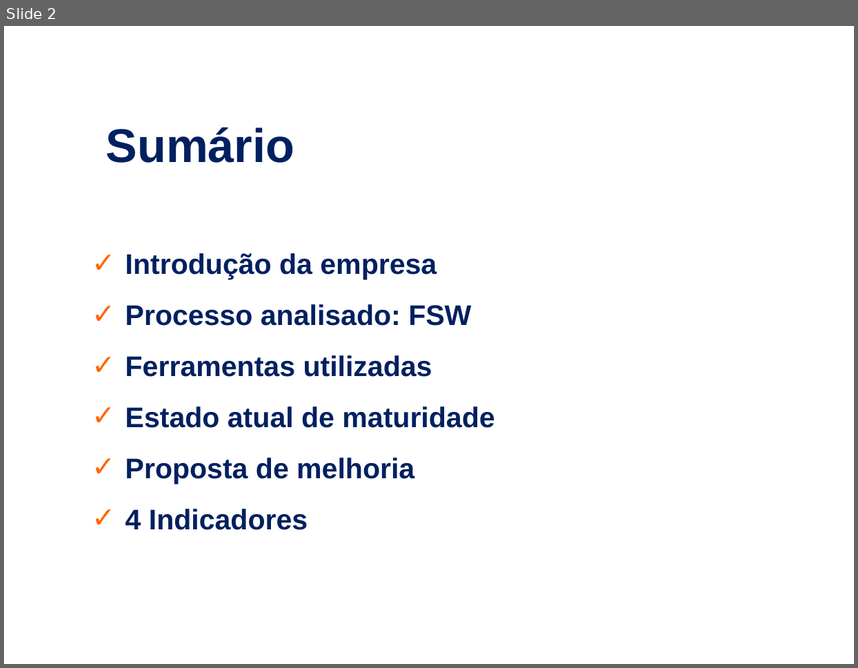
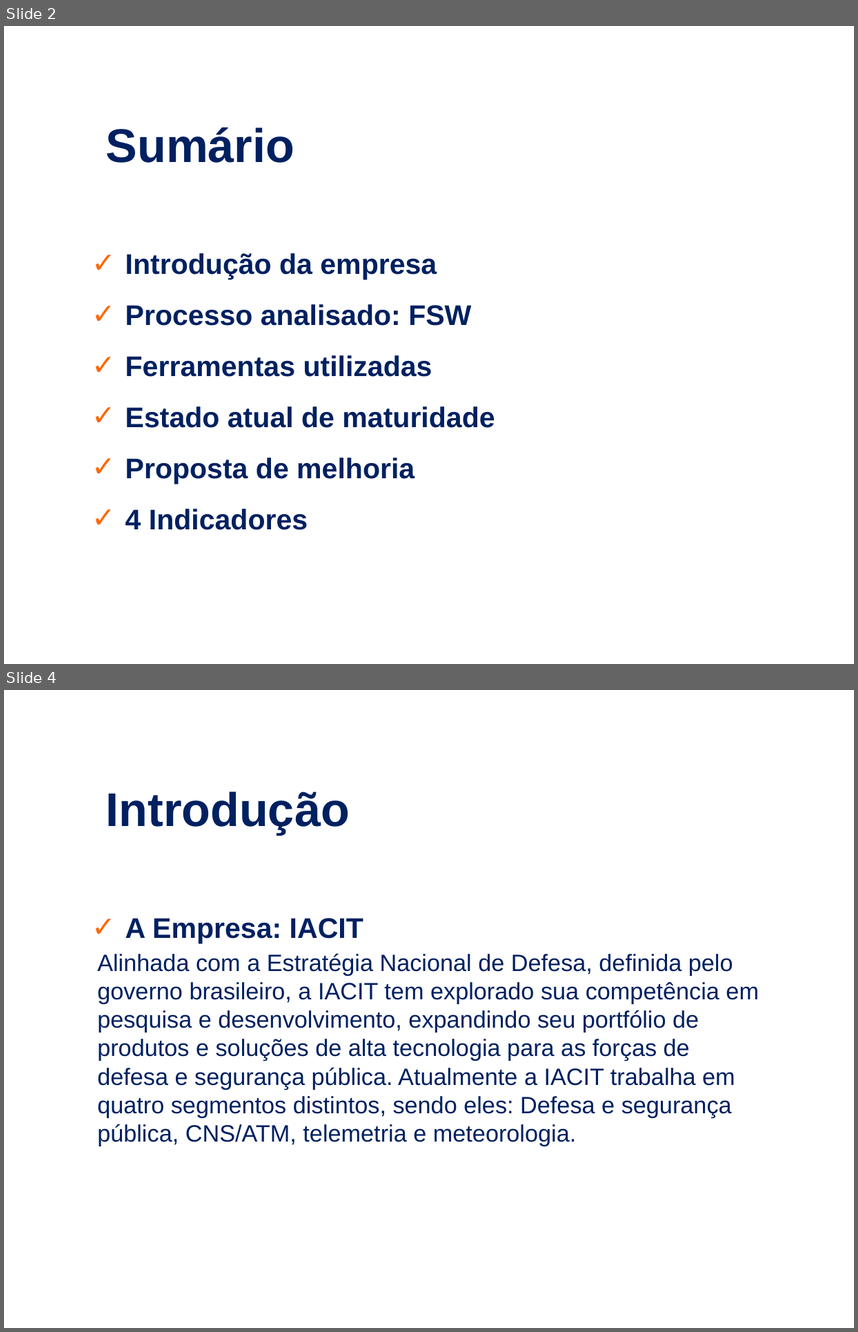
Before and after one commit to eccentricexit/softeng2_2017, a slide deck: ed-projetos-comp/ed-proj-comp.ppt. Shown one above the other, each under a label of ours: slide 2 before the commit, slides 2 and 4 after it; the slides between them are not shown. The pictures are 858x668 and 858x1332 pixels, drawn with LibreOffice and Linux fonts; fonts in the diff are those of the drawing; background and template pictures are left out. Boxes give left, top, right and bottom in pixels: in the first picture for what was removed or moved away, otherwise in the second. Text is boxed around its words. In the diff, an @@ line names an element or a change of style, - is before the commit and + after.

```diff
--- a/ed-projetos-comp/ed-proj-comp.ppt
+++ b/ed-projetos-comp/ed-proj-comp.ppt
@@ slide 4 added at [4, 690, 854, 1328], background picture (left out) @@
@@ text added at [106, 791, 350, 835], 40 pt, text #002060, bold @@
+Introdução
@@ text added at [125, 918, 363, 943], 24 pt, text #002060, bold @@
+  ✓ A Empresa: IACIT
@@ text added at [97, 953, 759, 1145], 20 pt, text #002060 @@
+Alinhada com a Estratégia Nacional de Defesa, definida pelo governo brasileiro, a IACIT tem explorado sua competência em pesquisa e desenvolvimento, expandindo seu portfólio de produtos e soluções de alta tecnologia para as forças de defesa e segurança pública. Atualmente a IACIT trabalha em quatro segmentos distintos, sendo eles: Defesa e segurança pública, CNS/ATM, telemetria e meteorologia.
```
Also in this commit, not shown: 5 slides changed, 10 other slides added, 10 slides removed, 1 other file.
